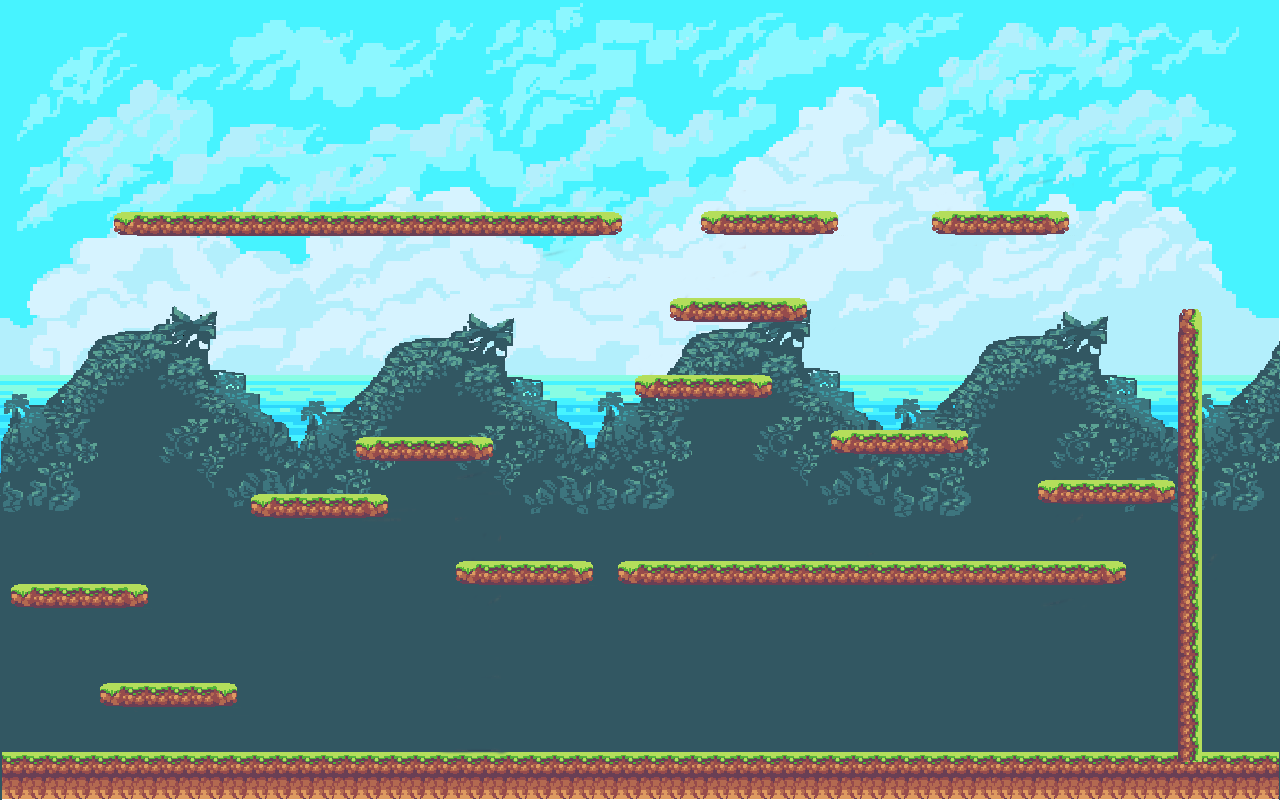
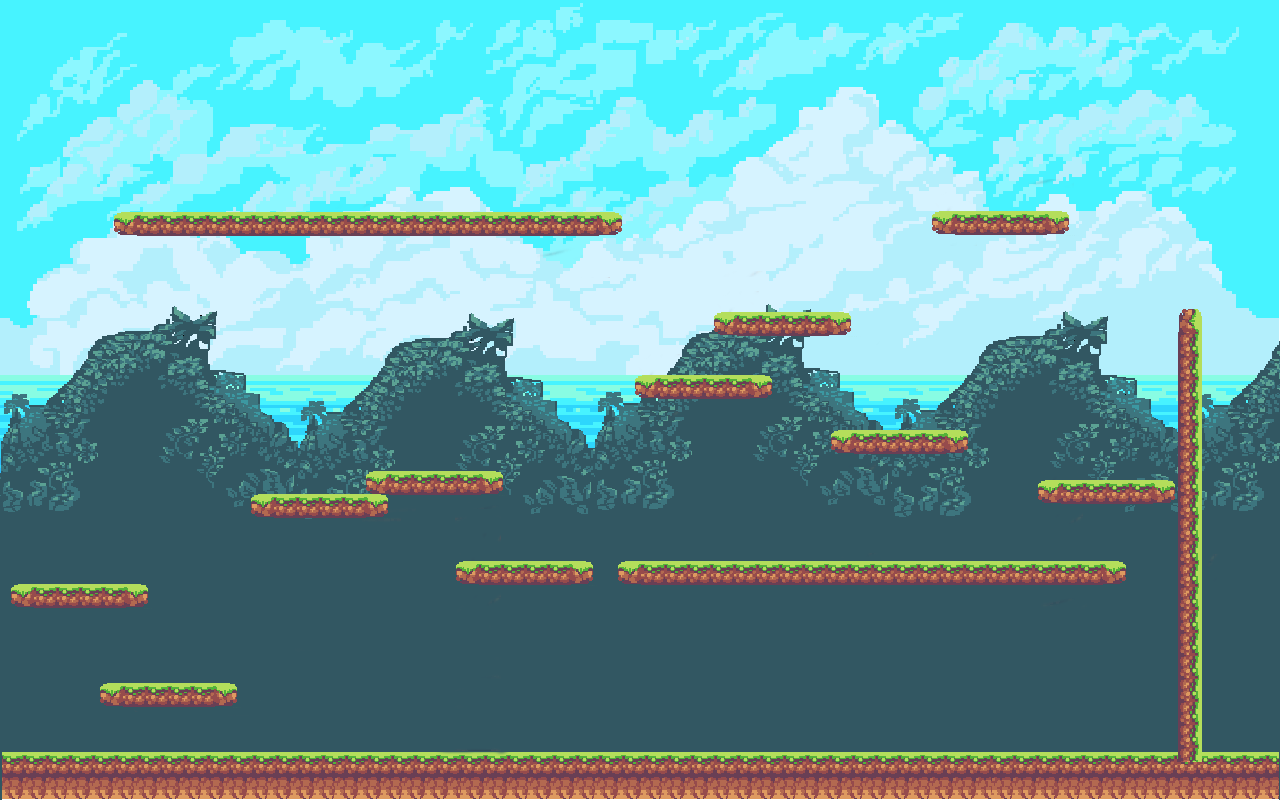
Comparing the layer stacks of the two 1280px x 800px images. Changes:
painted on "platforms" over [356,190,857,509]
